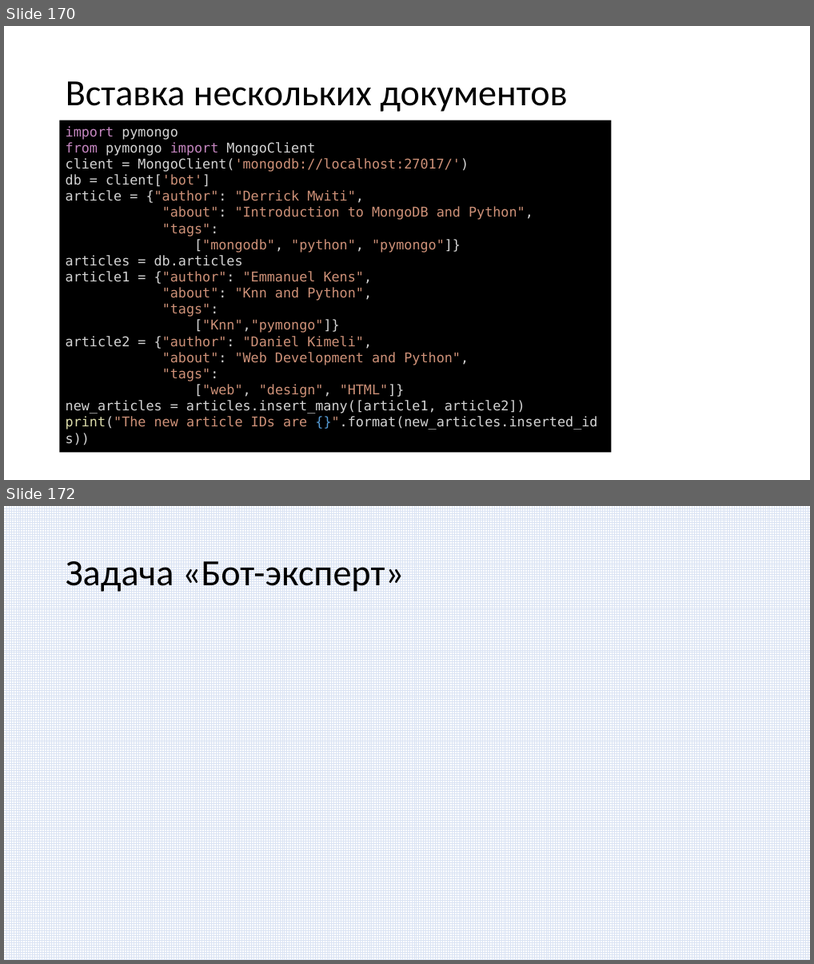
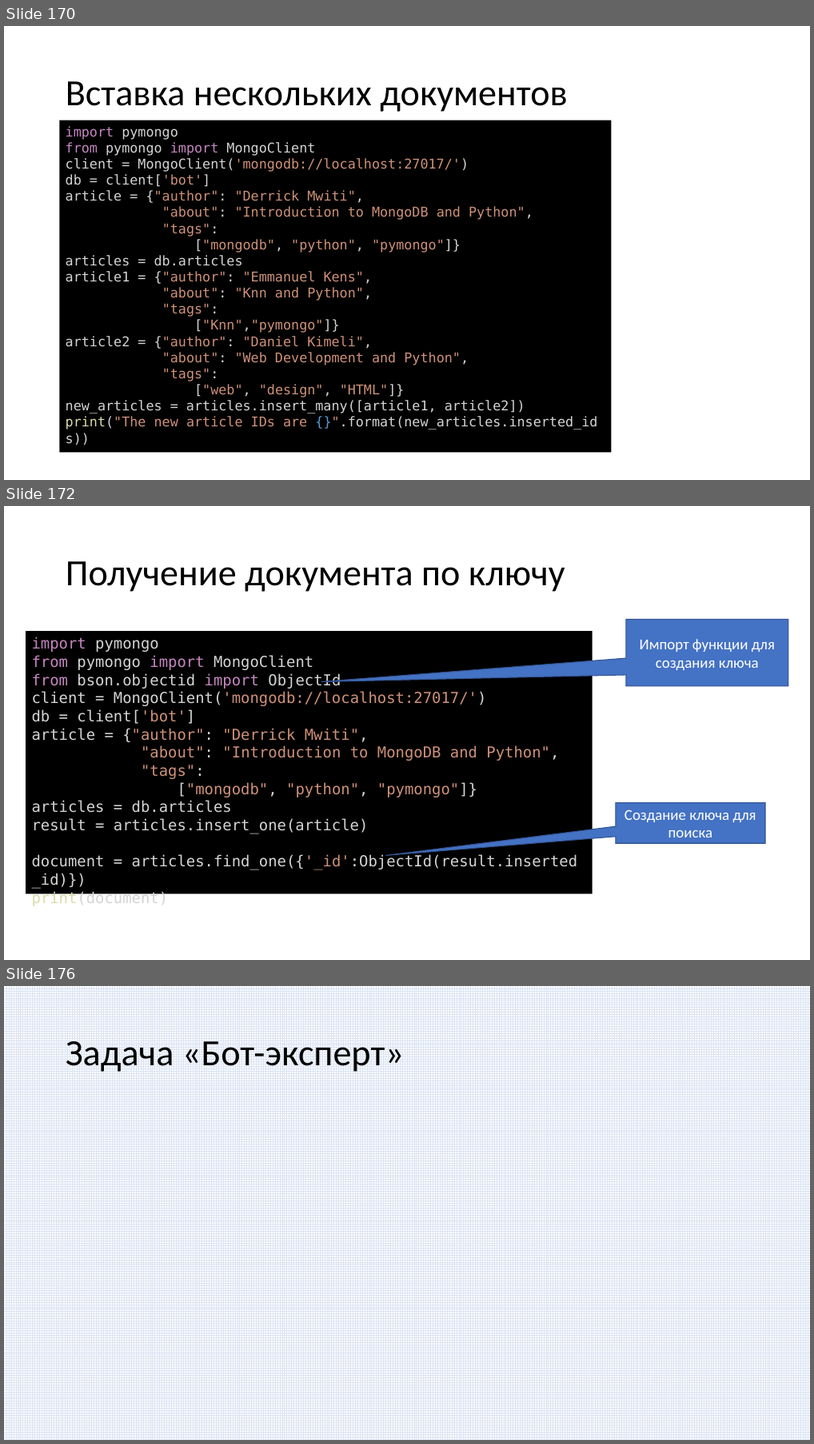
Before and after one commit to paveltsytovich/telegram-course, a slide deck: Presentation/Разработка ботов для телеграмм на Python.pptx. Shown one above the other, each under a label of ours: slides 170 and 172 before the commit, slides 170, 172 and 176 after it; the slides between them are not shown. The pictures are 814x964 and 814x1444 pixels, drawn with LibreOffice and Linux fonts; fonts in the diff are those of the drawing. Boxes give left, top, right and bottom in pixels: in the first picture for what was removed or moved away, otherwise in the second. Text is boxed around its words. In the diff, an @@ line names an element or a change of style, - is before the commit and + after.

Commit message:
Слайды про поиск по условию

```diff
--- a/Presentation/Разработка ботов для телеграмм на Python.pptx
+++ b/Presentation/Разработка ботов для телеграмм на Python.pptx
@@ slide 172 added at (x1=4, y1=506, x2=810, y2=960), background #FFFFFF @@
@@ title added at (x1=66, y1=561, x2=566, y2=592), 44 pt, text #000000 @@
+Получение документа по ключу
@@ speech box added at (x1=626, y1=619, x2=789, y2=686), fill #4472C4, outline #325491 1 pt, 18 pt, text #FFFFFF @@
+Импорт функции для создания ключа
@@ rectangle added at (x1=26, y1=632, x2=593, y2=894), fill #000000, 18 pt, text #D4D4D4 @@
+import pymongo
+from pymongo import MongoClient
+from bson.objectid import ObjectId
+client = MongoClient('mongodb://localhost:27017/')
+db = client['bot']
+article = {"author": "Derrick Mwiti",
+"about": "Introduction to MongoDB and Python",
+"tags":
+["mongodb", "python", "pymongo"]}
+articles = db.articles
+result = articles.insert_one(article)
+document = articles.find_one({'_id':ObjectId(result.inserted_id)})
+print(document)
@@ speech box added at (x1=616, y1=803, x2=766, y2=843), fill #4472C4, outline #325491 1 pt, 18 pt, text #FFFFFF @@
+Создание ключа для поиска
@@ what was slide 172 is now slide 176 @@
```
Also in this commit, not shown: 4 other slides added, 1 slide removed.
